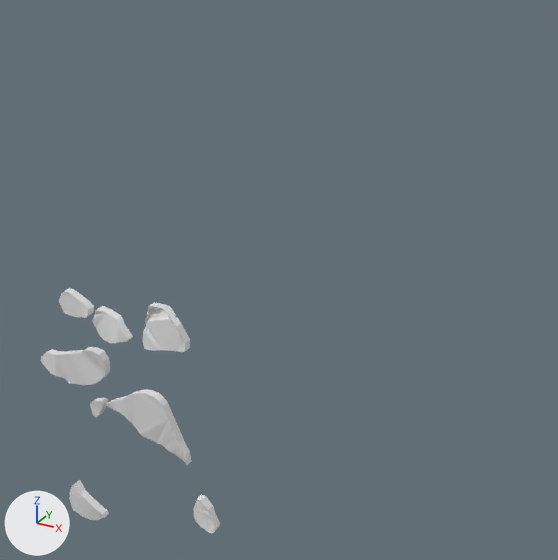
Two versions of the OBJ model exports/meshes/sill_diabasio_estilizado.obj, one commit apart.
Before and after are seen from a 50 mm lens placed at (610944.0, -25593.0, 7033046.0), pointed at (595902.0, 1756.0, 7019372.0). Arrows for +X, +Y and +Z are at lower left; the lights stay in place. The older version comes first. Where no turn or scale is listed for an object, it has been applied to the vertices.

Names of what the first picture shows: 'sill_diabasio_estilizado'.
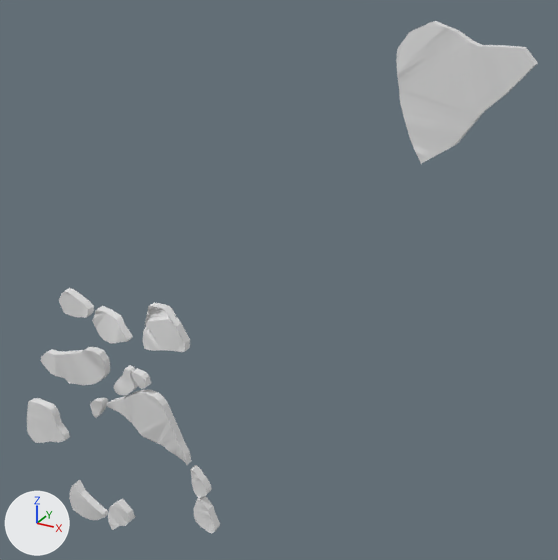
Boxes [x1, y1, x2, y2] around the edits, measured in the pictures (558 x 560 px):
'sill_diabasio_estilizado', reshaped (183% wider, 108% taller): before [40, 288, 220, 534]; after [27, 21, 538, 534]
part 1 of me_sill_diabasio_estilizado, added: after [396, 21, 538, 164]
part 2 of me_sill_diabasio_estilizado, added: after [27, 398, 70, 443]
part 3 of me_sill_diabasio_estilizado, added: after [108, 499, 135, 530]
part 4 of me_sill_diabasio_estilizado, added: after [113, 365, 138, 395]
part 5 of me_sill_diabasio_estilizado, added: after [190, 465, 212, 498]
part 6 of me_sill_diabasio_estilizado, added: after [132, 368, 151, 389]

Edits to the bpy script that builds the scene:
```text
Change me_sill_diabasio_estilizado:
    used by ob_sill_diabasio_estilizado; location = (0.0, 0.0, 0.0)
    remove me_sill_diabasio_estilizado.from_pydata(...)  # 2944 vertices, 6274 faces; spans x 583040.0..593656.0, y -1011.0..-134.0, z 7003501.0..7018082.0
    add me_sill_diabasio_estilizado.from_pydata(...)  # 4928 vertices, 10504 faces; spans x 581293.0..606150.0, y -1027.0..-134.0, z 7003498.0..7030696.0
    me_sill_diabasio_estilizado part 1: a new loose piece of 696 vertices spanning x 601702.0..606150.0, y -884.0..-364.0, z 7026121.0..7030696.0
    me_sill_diabasio_estilizado part 2: a new loose piece of 450 vertices spanning x 581293.0..584089.0, y -731.0..-265.0, z 7007450.0..7010207.0
    me_sill_diabasio_estilizado part 3: a new loose piece of 272 vertices spanning x 586606.0..588145.0, y -749.0..-219.0, z 7003498.0..7005538.0
    me_sill_diabasio_estilizado part 4: a new loose piece of 228 vertices spanning x 588105.0..589431.0, y -923.0..-390.0, z 7012652.0..7014286.0
    me_sill_diabasio_estilizado part 5: a new loose piece of 202 vertices spanning x 592340.0..593273.0, y -779.0..-233.0, z 7007989.0..7009593.0
    me_sill_diabasio_estilizado part 6: a new loose piece of 136 vertices spanning x 589390.0..590260.0, y -1027.0..-515.0, z 7013465.0..7014282.0
```
